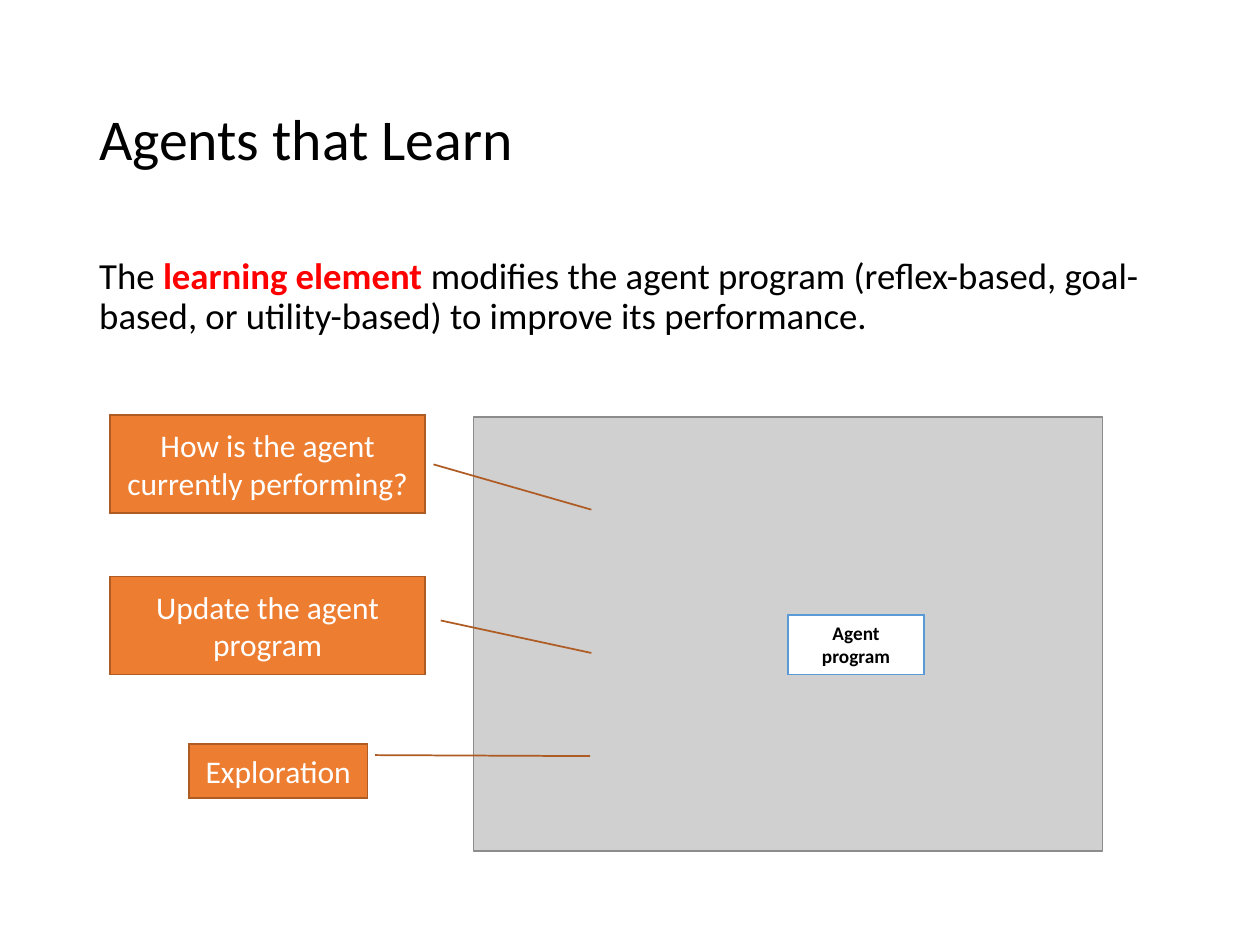
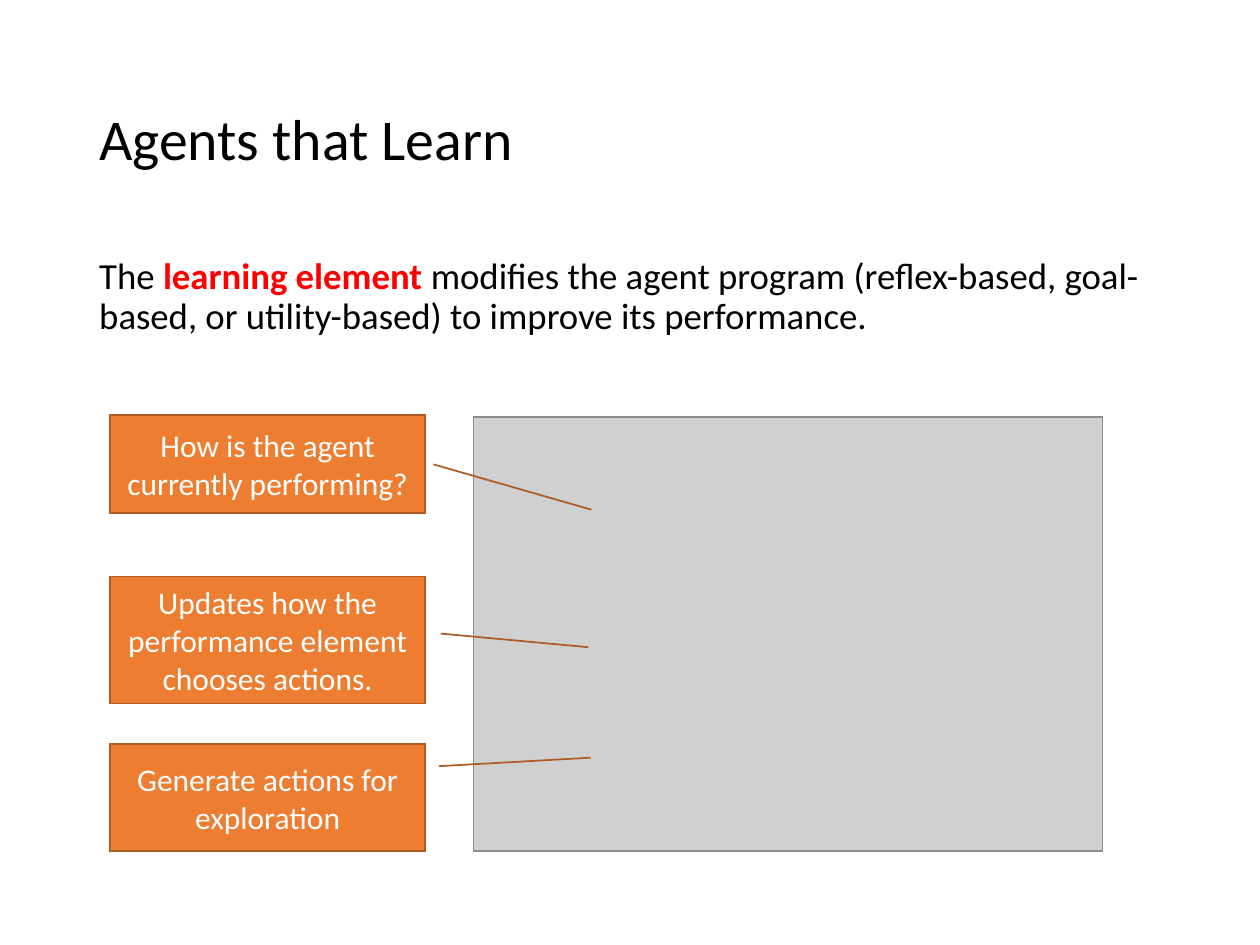
Before and after one commit to mhahsler/CS7320-AI, a slide deck: slide 30 of slides/02_agents.pptx. Drawn at 1260x945 pixels with LibreOffice and Linux fonts; fonts in the diff are those of the drawing; grey boxes stand for pictures. Boxes give left, top, right and bottom in pixels: in the first picture for what was removed or moved away, otherwise in the second. Text is boxed around its words. In the diff, an @@ line names an element or a change of style, - is before the commit and + after.

Commit message:
split into lecture and discussion.

```diff
--- a/slides/02_agents.pptx
+++ b/slides/02_agents.pptx
@@ border callout "Updates how the performance element ..." at <box>110,576,425,703</box>: proportions changed @@
@@ border callout "Updates how the performance element ...": place and size @@
-border callout "Updates how the performance element ..." at <box>110,576,425,674</box>
+border callout "Updates how the performance element ..." at <box>110,576,425,703</box>
@@ text in border callout at <box>128,592,407,691</box>: text changed @@
-Update the agent program
+Updates how the performance element chooses actions.
@@ rectangle removed at <box>788,615,924,674</box> @@
-Agent program
@@ border callout "Generate actions for exploration": place and size @@
-border callout "Generate actions for exploration" at <box>189,743,368,798</box>
+border callout "Generate actions for exploration" at <box>110,743,425,850</box>
@@ border callout "Generate actions for exploration" at <box>110,743,425,850</box>: proportions changed @@
@@ text in border callout at <box>137,769,398,834</box>: text changed @@
-Exploration
+Generate actions for exploration
```
Also in this commit, not shown: 3 other files.
